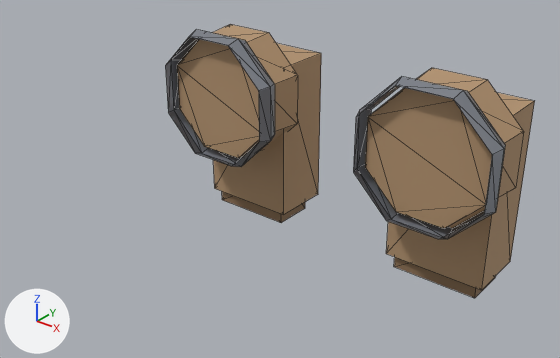
A saved change to the glTF model client/public/models/armour/boots_low.glb.
One viewpoint serves both versions: a camera (50 mm lens) standing at (0.813, -1.326, 0.556) and looking at (-0.01, -0.296, -0.082). Every picture has the same lights, and +X, +Y and +Z are marked at lower left. The picture after the commit comes second. Mesh edges are drawn as thin lines. Vertices at exactly the same position are counted once.

Script lines for the objects in view, before the commit:
```python
me_footr = bpy.data.meshes.new('FootR')
me_footr.from_pydata(...)  # a box spanning x -0.343..-0.133, y -0.13..0.0, z -0.27..0.07, material slot 0; a box spanning x -0.328..-0.148, y -0.12..-0.03, z -0.3..-0.18, material slot 1
me_footr.materials.append(mat_wood)
me_footr.materials.append(mat_darkwood)
me_lowerlegl = bpy.data.meshes.new('LowerLegL')
me_lowerlegl.from_pydata(...)  # 40 vertices, 60 faces; spans x 0.103..0.381, y -0.235..-0.11, z -0.139..0.139
# faces by material slot: [28, 32]
me_lowerlegl.materials.append(mat_wood)
me_lowerlegl.materials.append(mat_darksteel)
me_lowerlegr = bpy.data.meshes.new('LowerLegR')
me_lowerlegr.from_pydata(...)  # 40 vertices, 60 faces; spans x -0.381..-0.103, y -0.235..-0.11, z -0.139..0.139
# faces by material slot: [28, 32]
me_lowerlegr.materials.append(mat_wood)
me_lowerlegr.materials.append(mat_darksteel)
ob_footr = bpy.data.objects.new('FootR', me_footr)
ob_footr.location = (0.0, 0.0, 0.0)
ob_lowerlegl = bpy.data.objects.new('LowerLegL', me_lowerlegl)
ob_lowerlegl.location = (0.0, 0.0, 0.0)
ob_lowerlegr = bpy.data.objects.new('LowerLegR', me_lowerlegr)
ob_lowerlegr.location = (0.0, 0.0, 0.0)
# also in view: 'FootL' at (0.238, -0.065, -0.115)
```
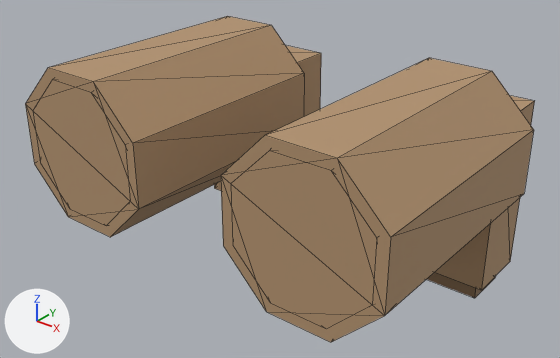
The edits, one by one:
me_lowerlegl is used by ob_lowerlegl; location (0.0, 0.0, 0.0).
me_lowerlegl had 40 vertices, 60 faces and spanned x 0.103..0.381, y -0.235..-0.11, z -0.139..0.139.
me_lowerlegl now has 64 vertices, 92 faces and spans x 0.096..0.388, y -0.57..-0.11, z -0.146..0.146.
me_lowerlegl part 1: a new loose piece, an 8-sided cylinder along y spanning x 0.096..0.388, y -0.57..-0.11, z -0.146..0.146, in mat_wood.
me_lowerlegl part 2: the loose piece of 24 vertices spanning x 0.103..0.381, y -0.235..-0.185, z -0.139..0.139 is scaled about its middle by (1.01, 1, 1.01).
me_lowerlegl part 3: the loose piece of 16 vertices spanning x 0.113..0.371, y -0.21..-0.11, z -0.129..0.129 is deleted.
Other edits to the shape of me_lowerlegl do not show in these pictures.
me_lowerlegr is used by ob_lowerlegr; location (0.0, 0.0, 0.0).
me_lowerlegr had 40 vertices, 60 faces and spanned x -0.381..-0.103, y -0.235..-0.11, z -0.139..0.139.
me_lowerlegr now has 64 vertices, 92 faces and spans x -0.388..-0.096, y -0.57..-0.11, z -0.146..0.146.
me_lowerlegr part 4: a new loose piece, an 8-sided cylinder along y spanning x -0.388..-0.096, y -0.57..-0.11, z -0.146..0.146, in mat_wood.
me_lowerlegr part 5: the loose piece of 24 vertices spanning x -0.381..-0.103, y -0.235..-0.185, z -0.139..0.139 is scaled about its middle by (1.01, 1, 1.01).
me_lowerlegr part 6: the loose piece of 16 vertices spanning x -0.371..-0.113, y -0.21..-0.11, z -0.129..0.129 is deleted.
Other edits to the shape of me_lowerlegr do not show in these pictures.

What differs and where, as boxes [x1, y1, x2, y2] in the pictures (560 x 358 px; the box of a moved part takes in the faces that stretch with it):
'LowerLegL', reshaped (83% wider, 66% taller): before [353, 68, 524, 239]; after [221, 58, 534, 342]
'LowerLegR', reshaped (109% wider, 54% taller): before [165, 24, 298, 167]; after [25, 16, 304, 237]
part 1 of me_lowerlegl, added (brown): after [221, 58, 534, 342]
part 2 of me_lowerlegl, moved or reshaped (not visible afterwards): before [353, 76, 505, 239]
part 3 of me_lowerlegl, deleted (brown): before [365, 68, 524, 228]
part 4 of me_lowerlegr, added (brown): after [25, 16, 304, 237]
part 5 of me_lowerlegr, moved or reshaped (not visible afterwards): before [165, 29, 275, 167]
part 6 of me_lowerlegr, deleted (brown): before [177, 24, 298, 158]
'FootR', unchanged, covered by the edit: before [213, 43, 321, 223]; after [214, 45, 321, 191]
